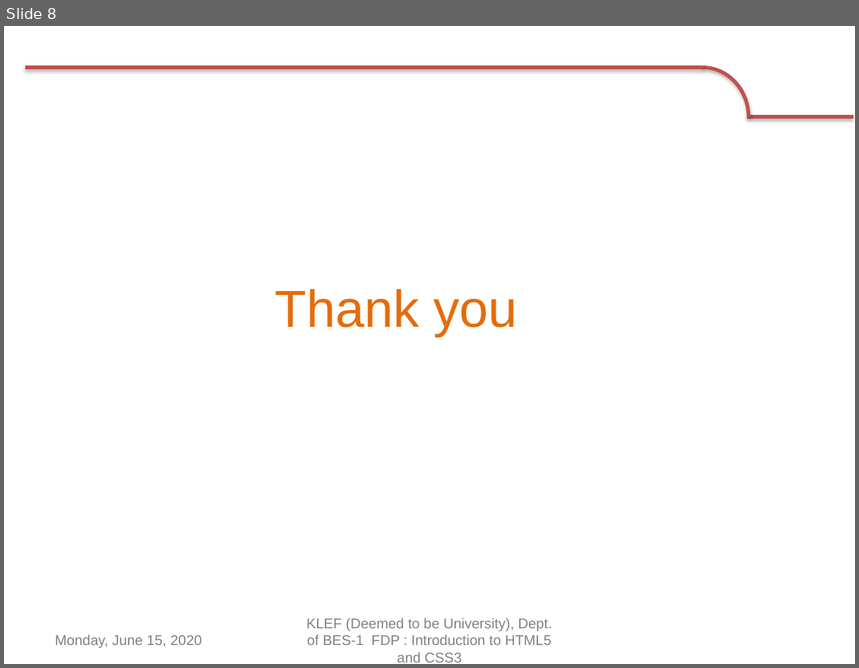
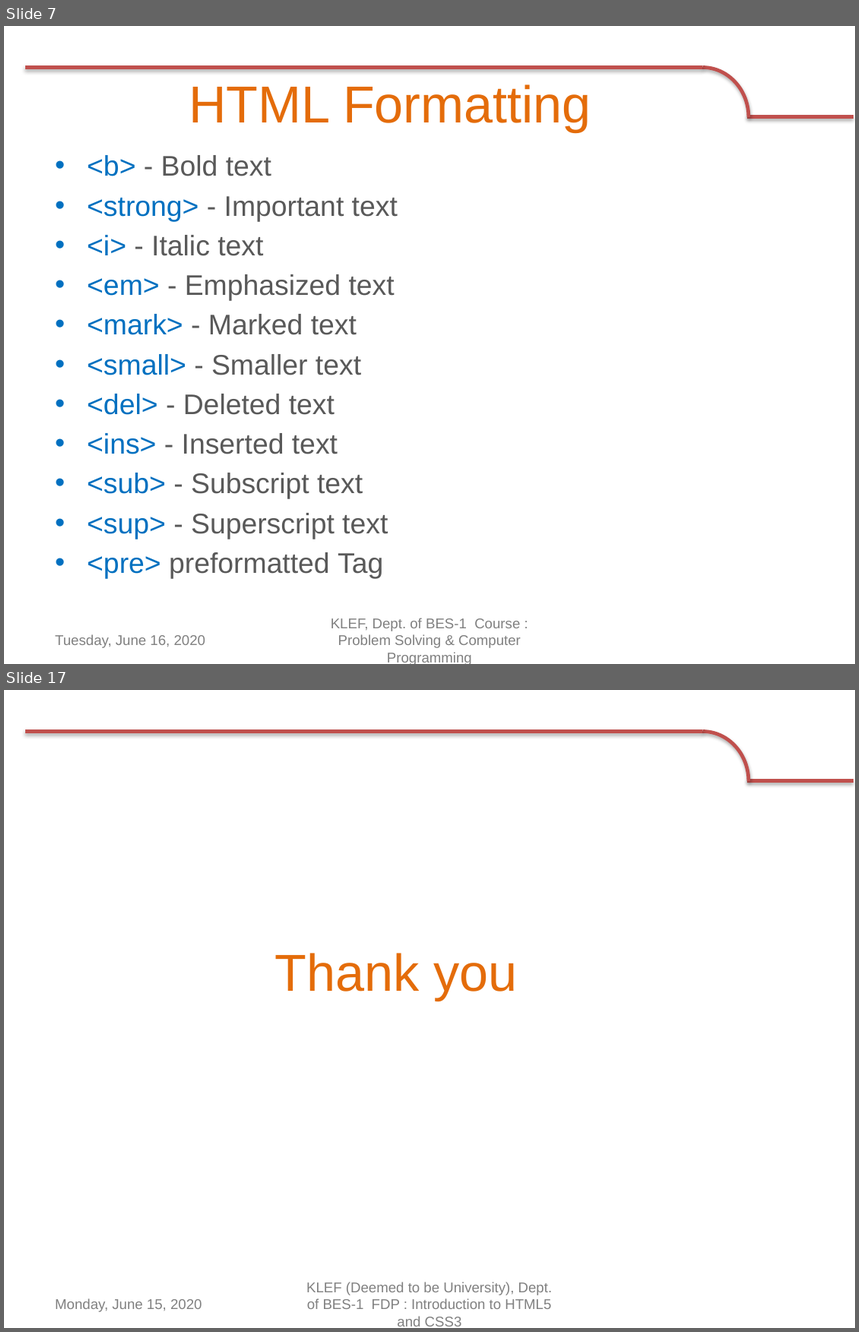
Before and after one commit to navbharti/https---github.com-navbharti-webdesign, a slide deck: html/ppt/day two.pptx. Shown one above the other, each under a label of ours: slide 8 before the commit, slides 7 and 17 after it; the slides between them are not shown. The pictures are 859x668 and 859x1332 pixels, drawn with LibreOffice and Linux fonts; fonts in the diff are those of the drawing; background and template pictures are left out. Boxes give left, top, right and bottom in pixels: in the first picture for what was removed or moved away, otherwise in the second. Text is boxed around its words. In the diff, an @@ line names an element or a change of style, - is before the commit and + after.

```diff
--- a/html/ppt/day two.pptx
+++ b/html/ppt/day two.pptx
@@ slide 7 added at [4, 26, 855, 664], background #FFFFFF; not listed: 3 template elements that a slide beside it also shows @@
@@ title added at [189, 85, 591, 132], 44 pt, text #E46C0A @@
+HTML Formatting
@@ text added at [87, 155, 398, 579], 24 pt, text #595959 @@
+• <b> - Bold text
+• <strong> - Important text
+• <i> - Italic text
+• <em> - Emphasized text
+• <mark> - Marked text
+• <small> - Smaller text
+• <del> - Deleted text
+• <ins> - Inserted text
+• <sub> - Subscript text
+• <sup> - Superscript text
+• <pre> preformatted Tag
@@ text added at [331, 618, 521, 664], 12 pt, text #808080 @@
+KLEF, Dept. of BES-1 Course : Problem Solving & Computer Programming
@@ text added at [55, 635, 205, 648], 12 pt, text #808080 @@
+Tuesday, June 16, 2020
@@ what was slide 8 is now slide 17 @@
```
Also in this commit, not shown: 7 slides changed, 8 other slides added, 2 other files.
